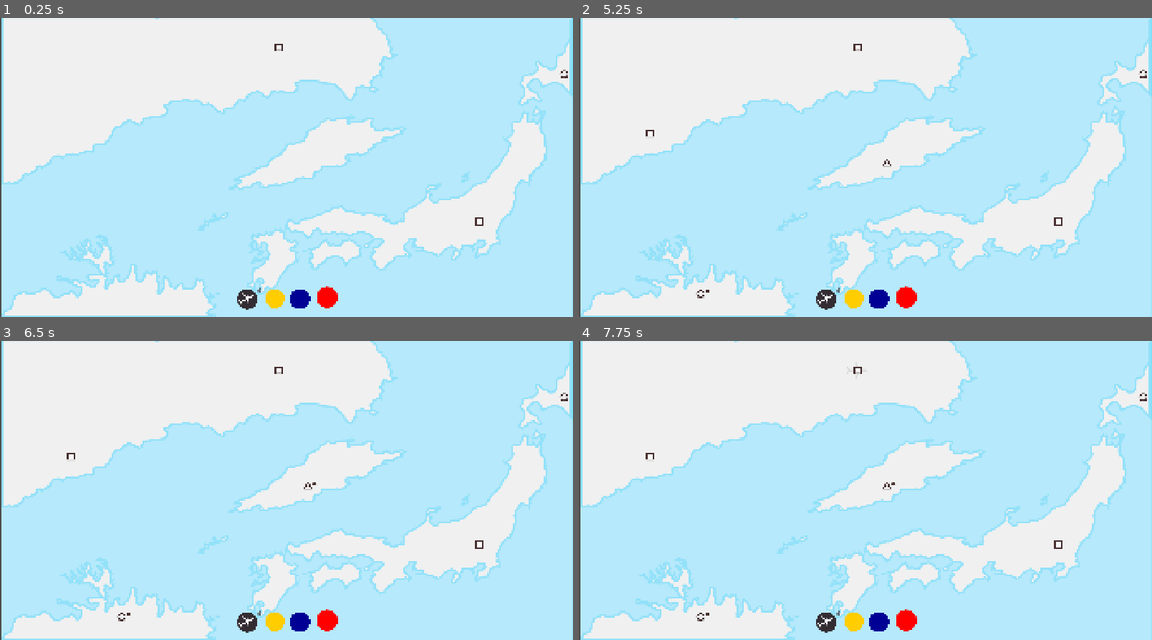
Above: before the commit, frames 1-4 (two rows, left to right).
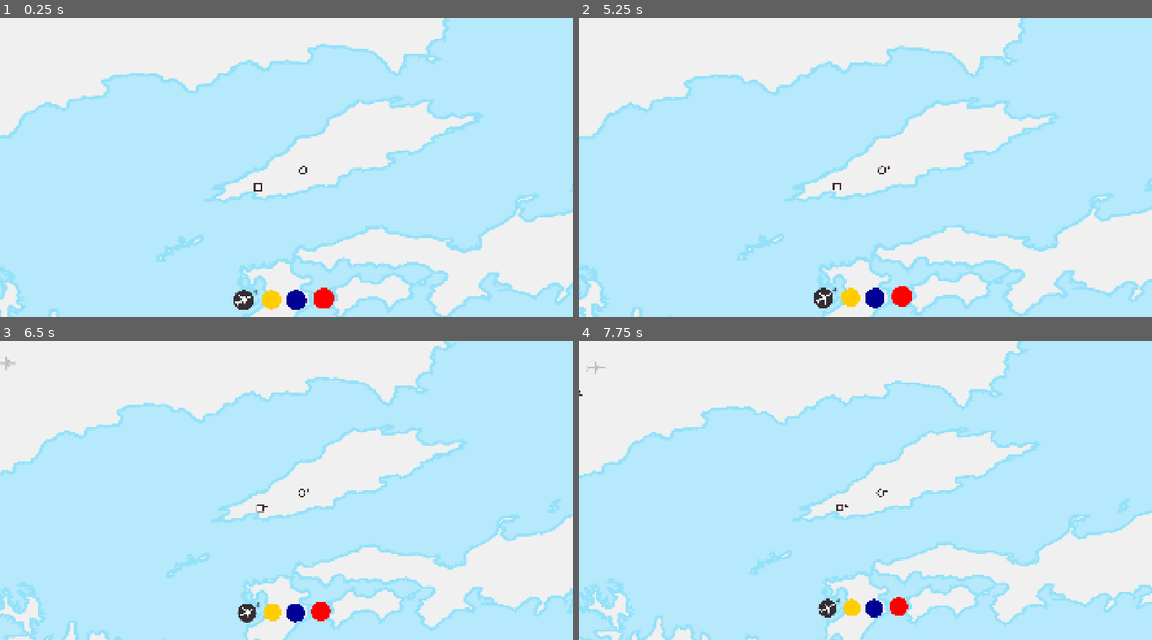
Above: after the commit, the same moments.

Repository: top-it-090304/Holding-Pattern
Game: Godot game, scene res://scene/Main.tscn
Same seed, same stepped clock (60 frames per second), same inputs: the game is played once before the commit and once after it.
Inputs (mouse positions are in pixels of both pictures, inside the frame that each line leads up to; where the layout moved, square brackets give the same spot in the first picture):
- Up to frame 1 (0.25 s): no input
- Up to frame 2 (5.25 s): click (848, 299) [854, 299] at 0.5 s; click (876, 299) at 1.25 s; click (899, 299) [905, 296] at 2 s; click (848, 299) [854, 299] at 2.75 s; click (876, 299) at 3.5 s; click (899, 299) [905, 296] at 4.25 s; click (848, 299) [854, 299] at 5 s
- Up to frame 3 (6.5 s): click (297, 616) [297, 622] at 5.75 s
- Up to frame 4 (7.75 s): click (899, 610) [905, 619] at 6.5 s; drag from (825, 622) to (859, 370) at 7.27 s

The runs differ from the first frame. In frame 1, 37% of the frame differs, in the area x 0-100%, y 0-100%; in frame 2, 36%; in frame 3, 33%; in frame 4, 32%.

Commit message:
feat: camera logic

Diff:
--- a/scene/Main.tscn
+++ b/scene/Main.tscn
@@ -27,8 +27,8 @@
 
 [node name="Map" type="Sprite2D" parent="." unique_id=570708504]
 z_index = -1
-position = Vector2(961.0001, 498.00003)
-scale = Vector2(0.9966798, 0.9296296)
+position = Vector2(1002.99994, 503.99997)
+scale = Vector2(1.5696938, 1.3333333)
 texture = ExtResource("2_h6nst")
 
 [node name="Timer" type="Timer" parent="." unique_id=1871435388]
@@ -106,23 +106,24 @@
 
 [node name="AirportSpawn" type="Node2D" parent="." unique_id=2036406742]
 
-[node name="Marker2D" type="Marker2D" parent="AirportSpawn" unique_id=803476185]
-position = Vector2(933, 98)
+[node name="Zone1" type="Node2D" parent="AirportSpawn" unique_id=1864947882]
 
-[node name="Marker2D2" type="Marker2D" parent="AirportSpawn" unique_id=1551095940]
-position = Vector2(408, 923)
+[node name="Marker2D" type="Marker2D" parent="AirportSpawn/Zone1" unique_id=742221597]
+position = Vector2(876, 561)
 
-[node name="Marker2D3" type="Marker2D" parent="AirportSpawn" unique_id=501649119]
-position = Vector2(238, 386)
+[node name="Marker2D2" type="Marker2D" parent="AirportSpawn/Zone1" unique_id=1955253413]
+position = Vector2(1028, 506)
 
-[node name="Marker2D4" type="Marker2D" parent="AirportSpawn" unique_id=332095736]
-position = Vector2(1607, 681)
+[node name="Zone0" type="Node2D" parent="AirportSpawn" unique_id=1711069226]
 
-[node name="Marker2D5" type="Marker2D" parent="AirportSpawn" unique_id=2052956240]
-position = Vector2(1032, 486)
+[node name="Marker2D" type="Marker2D" parent="AirportSpawn/Zone0" unique_id=1839943611]
+position = Vector2(-156, 284)
 
-[node name="Marker2D6" type="Marker2D" parent="AirportSpawn" unique_id=233310926]
-position = Vector2(1891, 189)
+[node name="Marker2D2" type="Marker2D" parent="AirportSpawn/Zone0" unique_id=1177709909]
+position = Vector2(-112, 128)
+
+[node name="Camera2D" type="Camera2D" parent="." unique_id=273851256]
+position = Vector2(972, 496)
 
 [connection signal="timeout" from="Timer" to="." method="_on_spawn_timer_timeout"]
 [connection signal="toggled" from="YellowButton" to="." method="_on_yb_toggled"]
--- a/scripts/Airport.gd
+++ b/scripts/Airport.gd
@@ -18,6 +18,9 @@
 var stroke_radius = 0.0
 var stroke_color = Color.WHITE
 var current_max_radius = 10.0
+
+var lines_data = GameData.lines_data
+
 
 func _ready():
 	my_shape = GameData.ShapeType.values().pick_random()
@@ -87,10 +90,21 @@
 		queue_redraw()
 
 func _input_event(_viewport, event, _shape_idx):
+	var current_color = lines_data["current color"]
+	var permission = false
 	if event is InputEventMouseButton and event.pressed:
-		if event.button_index == MOUSE_BUTTON_LEFT:
-			activate_pulse()
-			airport_selected.emit(self)
+		if (event.button_index == MOUSE_BUTTON_LEFT):
+			if not(lines_data["in_" + current_color]):
+				permission = true
+			elif lines_data[current_color + "_airports"][0] == lines_data[current_color + "_airports"][-1]:
+				permission = false
+			elif self == lines_data[current_color + "_airports"][0] or self == lines_data[current_color + "_airports"][-1]:
+				permission = true
+
+			if permission:
+				activate_pulse()
+				airport_selected.emit(self)
+				permission = false
 
 ## пассажиры
 func spawn_passenger():
--- a/scripts/Main.gd
+++ b/scripts/Main.gd
@@ -3,8 +3,18 @@
 var airport_scene = load("res://scene/Airport.tscn")
 var route_scene = load("res://scene/Route.tscn")
 
-@onready var spawn_points_node := $AirportSpawn
+
 var airport_points: Array[Vector2] = []
+
+@onready var spawn_points := $AirportSpawn
+@onready var camera := $Camera2D
+var all_zones: Array = []
+var active_airport: Array[Vector2] = []
+
+var current_phase: int = 0
+var max_phases: int = 0
+
+var target_zoom := Vector2(1.0, 1.0)
 
 var selected_airport = null
 var is_drawing: bool = false
@@ -18,26 +28,53 @@
 	pred_line.z_index = -1
 	add_child(pred_line)
 
-	for child in spawn_points_node.get_children():
-		if child is Marker2D:
-			airport_points.append(child.global_position)
-	airport_points.shuffle()
+	for zone_node in spawn_points.get_children():
+		var zone_points: Array[Vector2] = []
+		for marker in zone_node.get_children():
+			if marker is Marker2D:
+				zone_points.append(marker.global_position)
+		zone_points.shuffle()
+		all_zones.append(zone_points)
+
+	max_phases = all_zones.size()
+	unlock_next_phase()
 
 	for i in range(3):
 		spawn_airport()
 
 	var passenger_timer = Timer.new()
-	passenger_timer.wait_time = 3.0 ## интервал 3 секунды
+	passenger_timer.wait_time = 3.0
 	passenger_timer.autostart = true
 	passenger_timer.timeout.connect(_on_passenger_timer_timeout)
 	add_child(passenger_timer)
+
+	var phase_timer = Timer.new()
+	phase_timer.wait_time = 5.0 ## таймер на новую зону
+	phase_timer.autostart = true
+	phase_timer.timeout.connect(_on_phase_timer_timeout)
+	add_child(phase_timer)
+
+func _on_phase_timer_timeout():
+	unlock_next_phase()
+
+func unlock_next_phase():
+	if current_phase < max_phases:
+		active_airport.append_array(all_zones[current_phase])
+		active_airport.shuffle()
+
+		var zoom_value = 1.0 - (current_phase * 0.15)
+		target_zoom = Vector2(zoom_value, zoom_value)
+
+		print("Открыта фаза: ", current_phase, ". Точек доступно: ", active_airport.size())
+		current_phase += 1
+
 
 func _input(event):
 	if event is InputEventMouseButton:
 		if event.button_index == MOUSE_BUTTON_LEFT and not event.pressed:
 			stop_draw()
 
-func _process(_delta):
+func _process(delta):
 	if is_drawing and selected_airport:
 		var current_color = GameData.lines_data["current hex color"]
 		pred_line.default_color = Color(current_color.r, current_color.g, current_color.b)
@@ -46,6 +83,9 @@
 
 		line_draw(selected_airport.global_position, get_global_mouse_position())
 		check_airopotr()
+	if camera:
+		camera.zoom = camera.zoom.lerp(target_zoom, 0.5 * delta)
+
 
 func line_draw(pos1: Vector2, pos2: Vector2):
 	var curve = Curve2D.new()
@@ -68,10 +108,10 @@
 func check_airopotr():
 	var mouse_pos = get_global_mouse_position()
 
+	for airport in get_tree().get_nodes_in_group("airports"):
 
-	for airport in get_tree().get_nodes_in_group("airports"):
-		if (airport != selected_airport and airport.global_position.distance_to(mouse_pos) < 50 and airport not in lines_data[lines_data["current color"] + "_airports"]) or (airport != selected_airport and airport.global_position.distance_to(mouse_pos) < 50 and len(lines_data[lines_data["current color"] + "_airports"]) > 2 and airport == lines_data[lines_data["current color"] + "_airports"][0]):
 
+		if airport != selected_airport and airport.global_position.distance_to(mouse_pos) < 50 and ((len(lines_data[lines_data["current color"] + "_airports"]) >= 3 and airport == lines_data[lines_data["current color"] + "_airports"][0]) or (airport not in lines_data[lines_data["current color"] + "_airports"])):
 			airport.activate_pulse()
 
 			if not lines_data["in_" + lines_data["current color"]]:
@@ -96,15 +136,21 @@
 	pred_line.clear_points()
 
 func spawn_airport():
-	if airport_points.is_empty(): return
+	if active_airport.is_empty(): return
 	var inst = airport_scene.instantiate()
-	inst.position = airport_points.pop_back()
+	inst.position = active_airport.pop_back()
 	inst.add_to_group("airports")
 	inst.airport_selected.connect(_on_airport_selected)
 	add_child(inst)
 
 func _on_airport_selected(airport):
+	if lines_data["in_" + lines_data["current color"]] and airport == lines_data[lines_data["current color"] + "_airports"][0]:
+		var a = lines_data[lines_data["current color"] + "_airports"][0]
+		lines_data[lines_data["current color"] + "_airports"][0] = lines_data[lines_data["current color"] + "_airports"][-1]
+		lines_data[lines_data["current color"] + "_airports"][-1] = a
+
 	selected_airport = airport
+
 	is_drawing = true
 
 func _on_passenger_timer_timeout():
